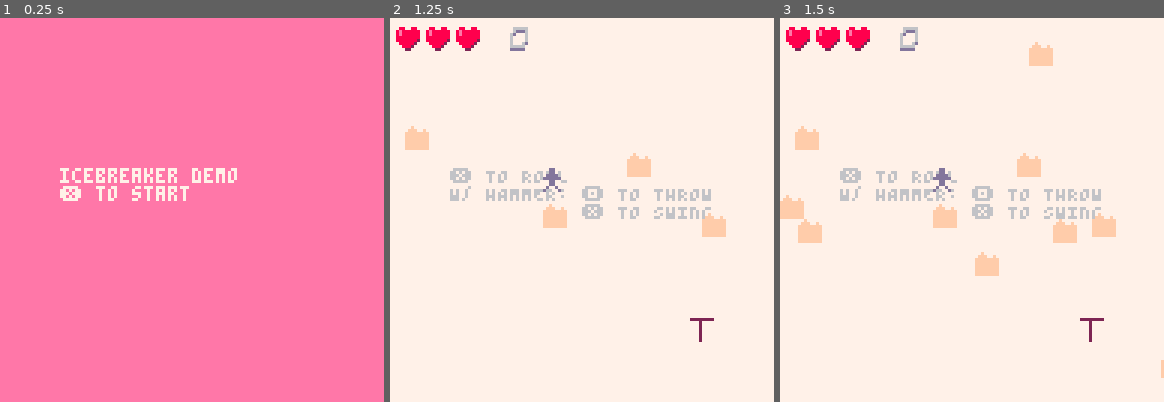
Above: before the commit, frames 1-3 (left to right).
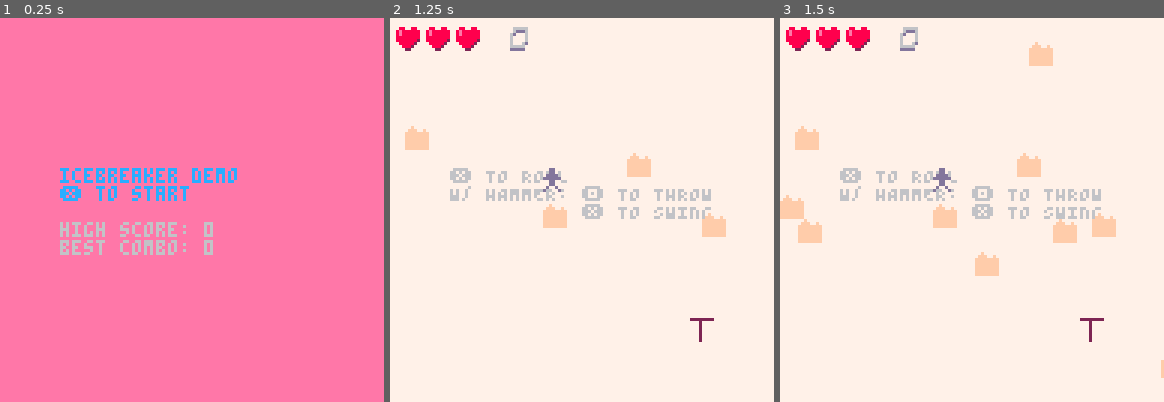
Above: after the commit, the same moments.

Repository: wsasaki01/icebreaker
Game: PICO-8 cartridge p1/icebreaker-p1.p8
Same seed, same stepped clock (60 frames per second), same inputs: the game is played once before the commit and once after it.
Inputs:
- Up to frame 1 (0.25 s): no input
- Up to frame 2 (1.25 s): tap O (Z key) at 0.33, 0.7 s; tap X (X key) at 1.07 s
- Up to frame 3 (1.5 s): tap O (Z key) at 1.43 s

The runs differ from the first frame. In frame 1, 2.7% of the frame differs, in the area x 15-62%, y 39-62%; in frame 2, nothing differs; in frame 3, nothing differs.

Commit message:
Display scores on title screen

Diff:
--- a/p1/main.lua
+++ b/p1/main.lua
@@ -347,8 +347,10 @@
 function _draw()
     if menu then
         cls(14)
-        print("icebreaker demo", 20, 50, 7)
-        print("❎ to start")
+        print("icebreaker demo", 20, 50, 12)
+        print("❎ to start\n")
+        print("high score: "..tostr(high_score), 6)
+        print("best combo: "..tostr(high_combo))
     elseif play then
         cls(7)
         camera(0, 0)
